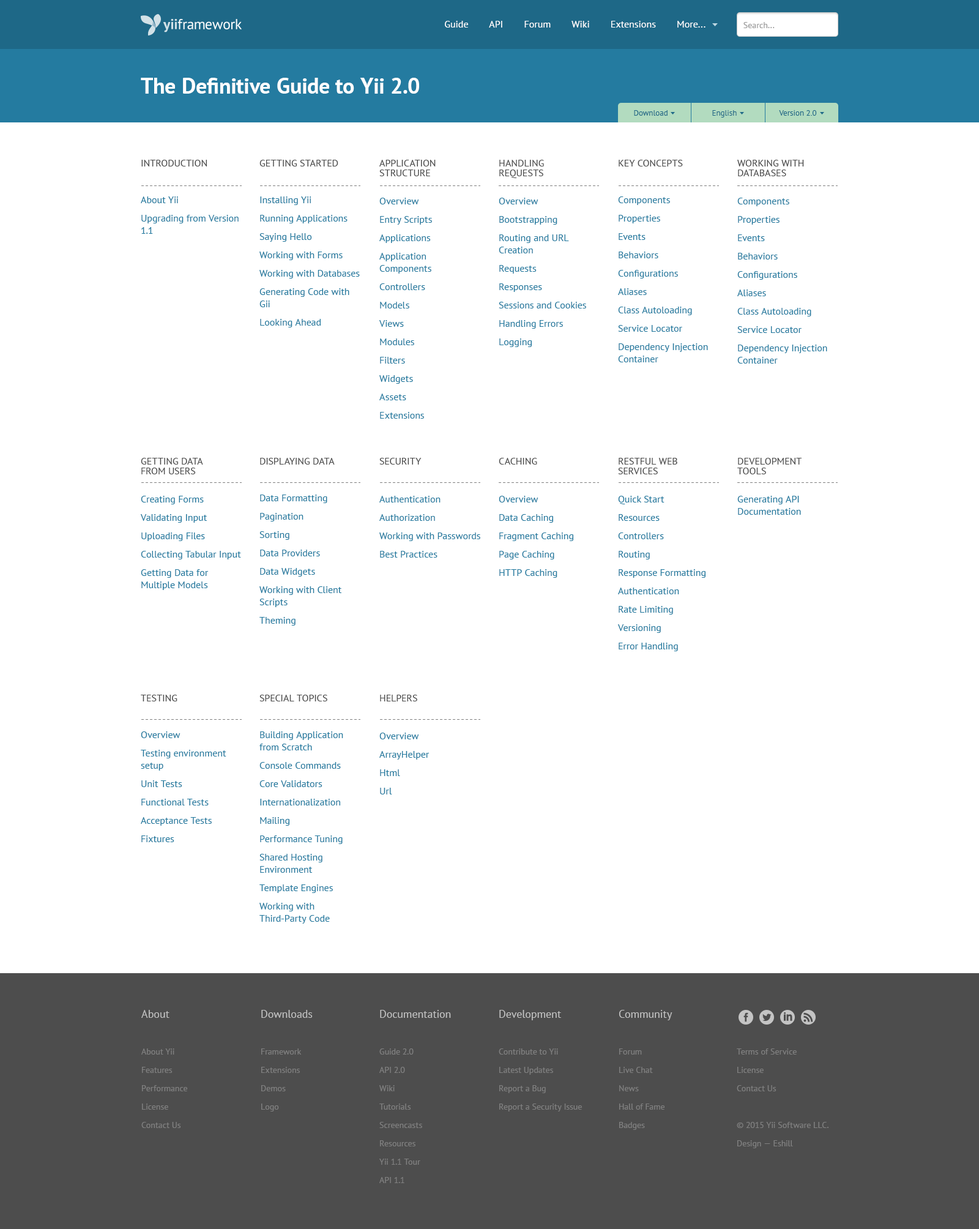
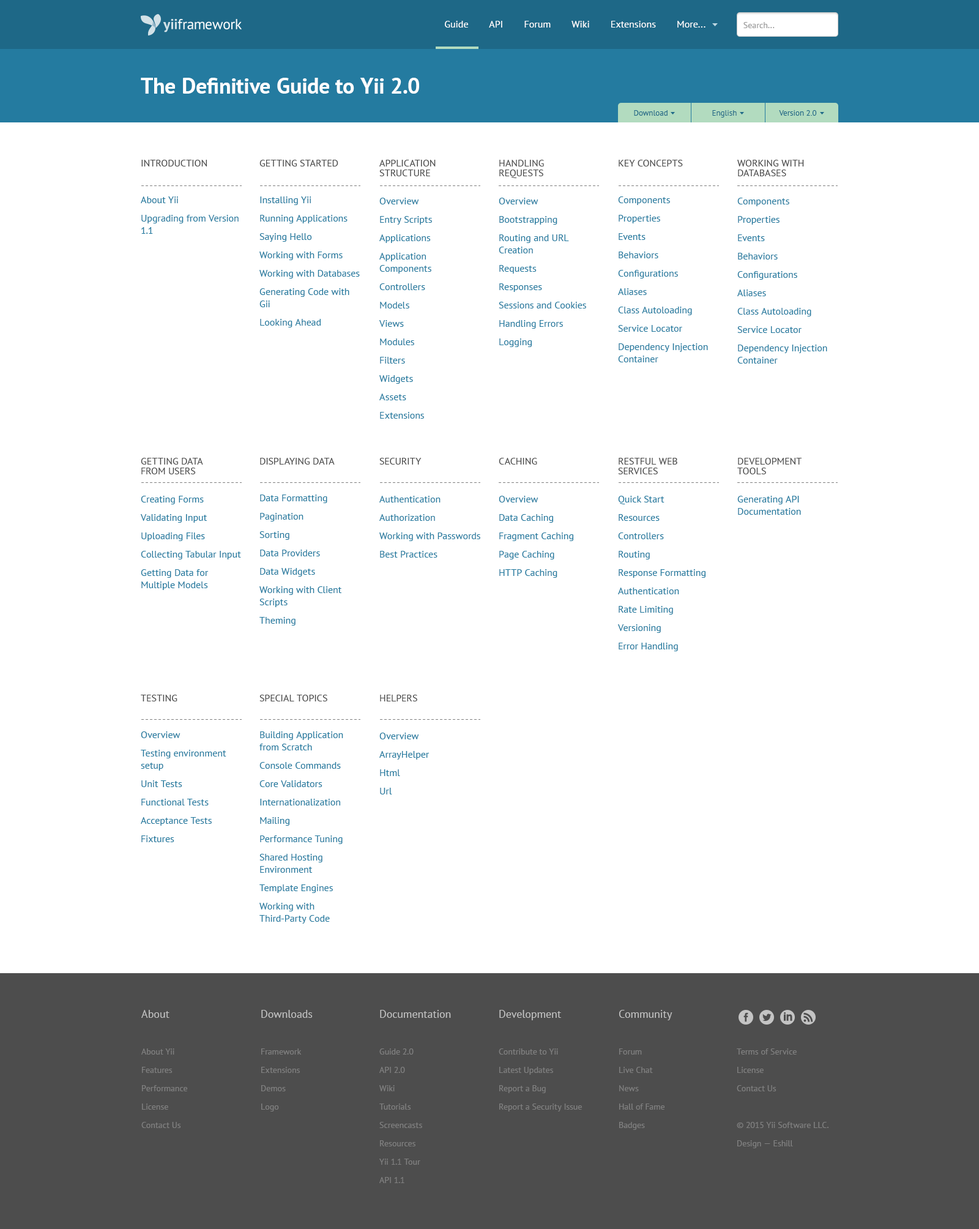
The second 979×1229 image is a revision of the first. Changes to its layers:
added layer "active" in group "Header" over [435, 46, 479, 49]
